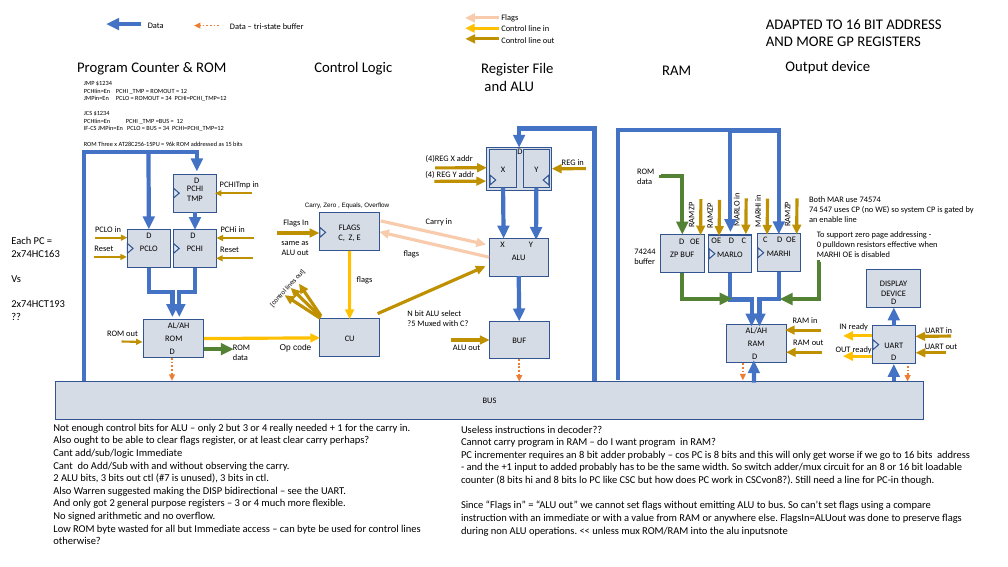
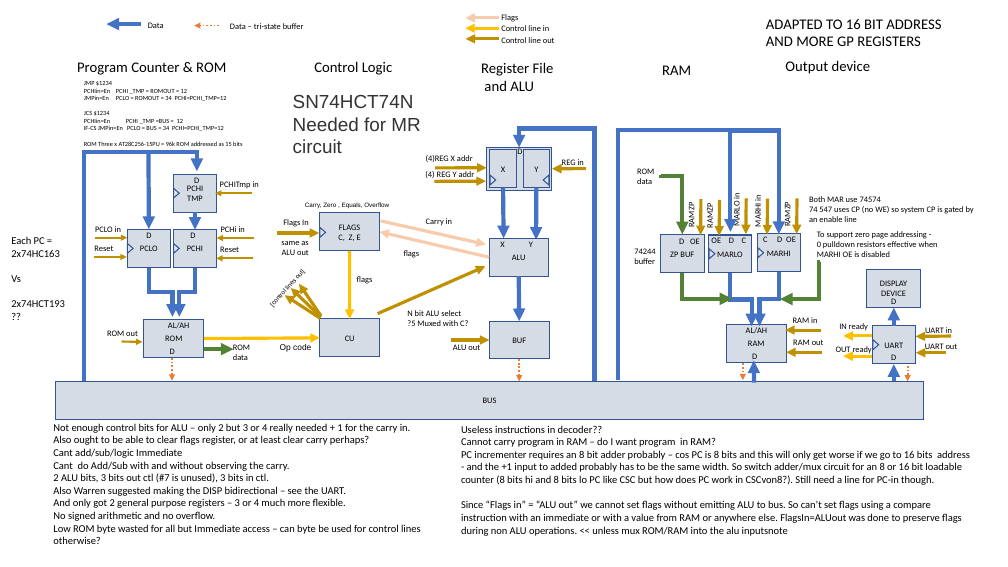
Before and after one commit to Johnlon/spam-1, a slide deck: slide 1 of docs/SimpleCpu-blocks.pptx. Drawn at 1008x567 pixels with LibreOffice and Linux fonts; fonts in the diff are those of the drawing. Boxes give left, top, right and bottom in pixels: in the first picture for what was removed or moved away, otherwise in the second. Text is boxed around its words. In the diff, an @@ line names an element or a change of style, - is before the commit and + after.

```diff
--- a/docs/SimpleCpu-blocks.pptx
+++ b/docs/SimpleCpu-blocks.pptx
@@ text added at box(293, 95, 420, 153), 18 pt, text #333333 @@
+SN74HCT74N
+Needed for MR
+circuit
```
Also in this commit, not shown: 1 other file.
